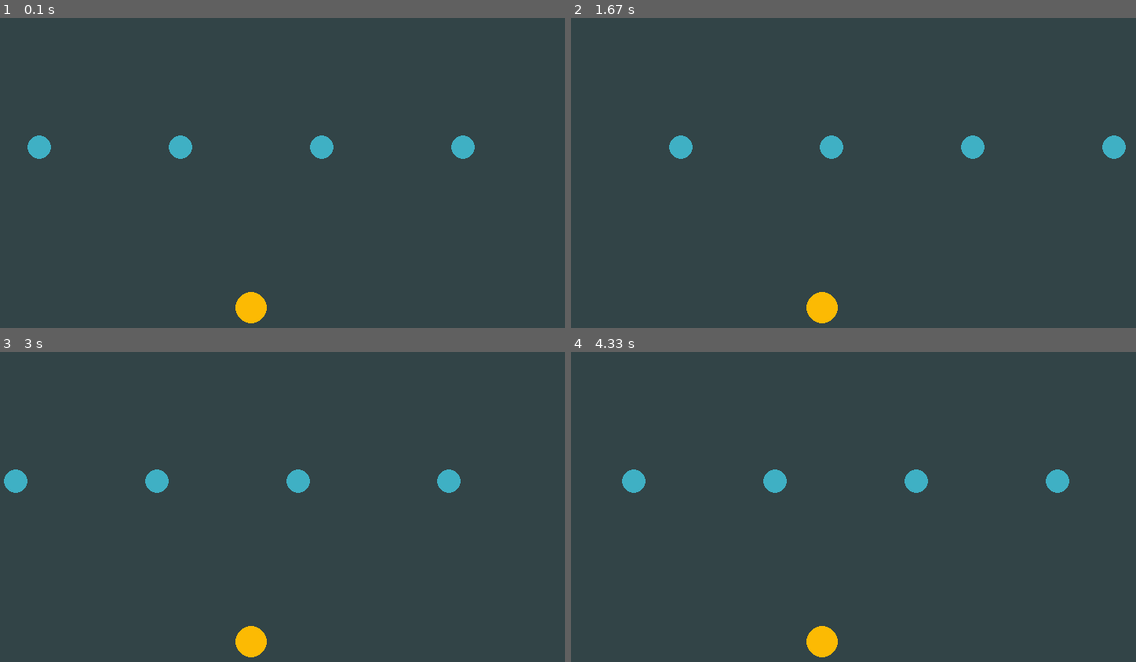
Above: before the commit, frames 1-4 (two rows, left to right).
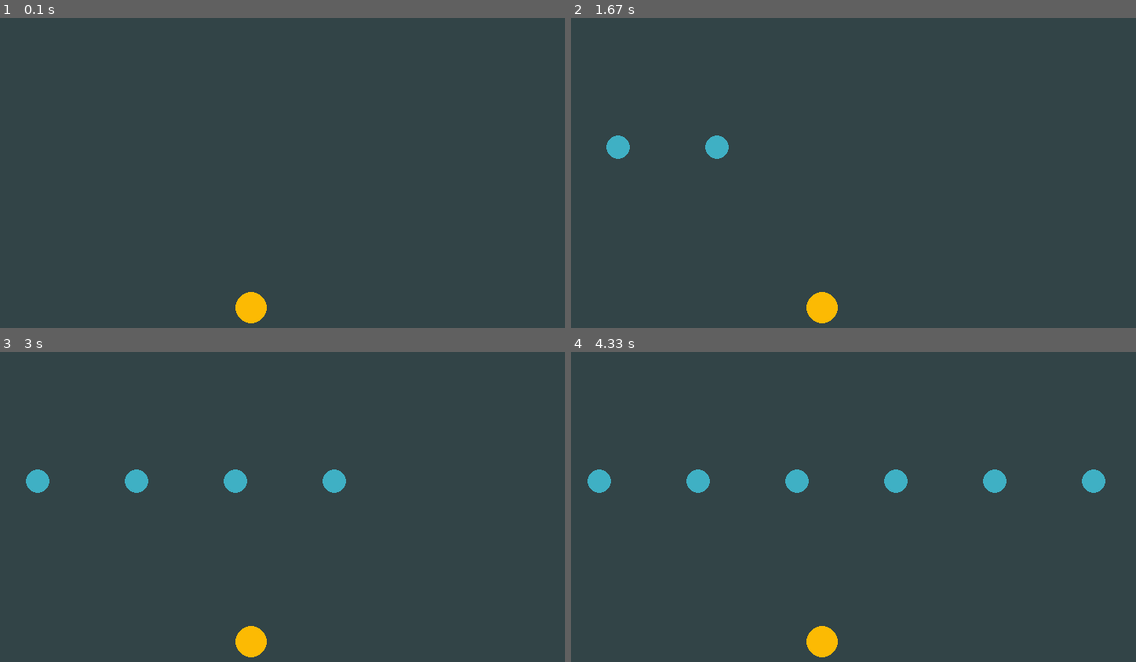
Above: after the commit, the same moments.

Repository: simkasafronova/PygameProject
Game: pygame game, started from main.py
Two runs of this game, one before a commit and one after it. Both use one fixed random seed, a clock stepped at 60 frames per second and the inputs below.
Inputs:
- Up to frame 1 (0.1 s): no input
- Up to frame 2 (1.67 s): no input
- Up to frame 3 (3 s): no input
- Up to frame 4 (4.33 s): no input

The runs differ from the first frame. In frame 1, 1.0% of the frame differs, in the area x 4-85%, y 37-46%; in frame 2, 1.4%; in frame 3, 1.9%; in frame 4, 2.4%, in the area x 2-95%, y 37-46%.

Commit message:
only OtherBalls are generated by timer

Diff:
--- a/main.py
+++ b/main.py
@@ -1,5 +1,4 @@
 import pygame
-import math
 
 pygame.init()
 size = width, height = 720, 720
@@ -9,6 +8,9 @@
 all_sprites = pygame.sprite.Group()
 other_balls = pygame.sprite.Group()
 main_balls = pygame.sprite.Group()
+
+TIMER_EVENT = pygame.USEREVENT + 1
+pygame.time.set_timer(TIMER_EVENT, 700)
 
 
 class MainBall(pygame.sprite.Sprite):
@@ -46,38 +48,13 @@
         self.vy = 0
 
     def update(self, *args):
-        # круговое движение, работает почему-то только на 1 спрайт
-        # x_hear = round(args[0]) - self.rect.x
-        # y_hear = round(args[1]) - self.rect.y
-        # print(x_hear, y_hear)
-        # self.rect = self.rect.move(x_hear, y_hear)
         self.rect = self.rect.move(3, self.vy)
-        if self.rect.x >= 720:
-            self.rect.x = -10
         if pygame.sprite.spritecollideany(self, main_balls):
             self.vy = 2
 
 
 for i in range(5):
     MainBall(300, 350)
-# шары, построенные по кругу
-# OtherBall(50, 350)
-# OtherBall(150, 150)
-# OtherBall(150, 550)
-# OtherBall(350, 50)
-# OtherBall(350, 650)
-# OtherBall(550, 150)
-# OtherBall(550, 550)
-# OtherBall(650, 350)
-
-x_coordinate = 20
-for i in range(4):
-    OtherBall(x_coordinate, 150)
-    x_coordinate += 180
-
-# big_radius = 230
-# alpha = 0
-# v = 0.03
 
 
 running_states = [0] * 20
@@ -94,13 +71,13 @@
             if event.key == pygame.K_SPACE:
                 main_ball_number += 1
                 running_states[main_ball_number] = 1
-    # x = center[0] + big_radius * math.cos(alpha)
-    # y = center[1] + big_radius * math.sin(alpha)
+        if event.type == TIMER_EVENT:
+            print('Timer works well!')
+            OtherBall(0, 150)
     all_sprites.draw(screen)
     other_balls.draw(screen)
     other_balls.update()
     main_balls.update(running_states, main_ball_number)
     pygame.display.flip()
     clock.tick(60)
-    # alpha -= v
 pygame.quit()
